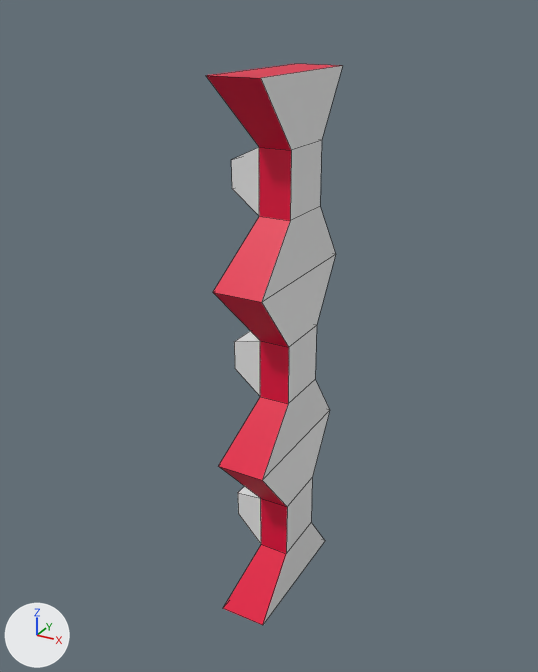
The FBX model Assets/Models/LaserGate.fbx, before and after one commit.
Camera for both pictures: a camera (50 mm lens) standing at (3.04, -5.5, 5.46) and looking at (0.01, 0.01, 2.71). Every picture has the same lights, and +X, +Y and +Z are marked at lower left. Mesh edges are drawn as thin lines.

The older version as bpy lines, for what is in view:
```python
me_cube = bpy.data.meshes.new('Cube')
me_cube.from_pydata(...)  # 52 vertices, 50 faces; spans x -0.27..0.37, y -0.71..0.71, z 0.0..5.02
# faces by material slot: [30, 20]
me_cube.materials.append(mat_material)  # white #e7e7e7
me_cube.materials.append(mat_emissionmaterial)  # pink #e7003d
ob_cube = bpy.data.objects.new('Cube', me_cube)
ob_cube.location = (0.0, 0.0, 0.0)
```
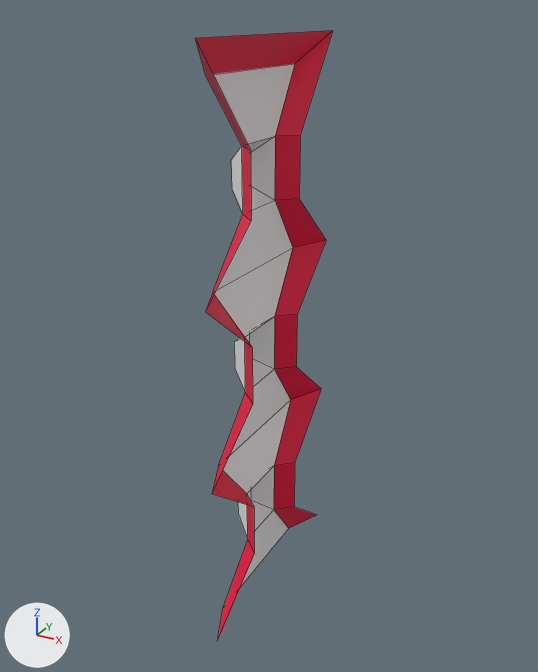
Location of each change, [x1, y1, x2, y2] in pixels of the pictures (538 x 672 px):
'Cube', reshaped (9% taller): before [206, 64, 343, 625]; after [195, 30, 333, 639]

The change in detail:
me_cube is used by ob_cube; location (0.0, 0.0, 0.0).
me_cube had 52 vertices, 50 faces and spanned x -0.27..0.37, y -0.71..0.71, z 0.0..5.02.
me_cube now has 52 vertices, 40 faces and spans x -0.27..0.09, y -1.1..1.1, z 0.0..5.29.
Part 1, on me_cube:
10 faces are deleted.
12 vertices in x 0.08, y -0.28..0.28, z 0.56..4.46 move by (-0.16, 0.0, 0.0).
6 vertices in x 0.37, y 0.28, z 0.56..4.46 move by (-0.28, 0.15, 0.0).
6 vertices in x 0.37, y -0.28, z 0.56..4.46 move by (-0.28, -0.15, 0.0).
3 vertices in x 0.34, y 0.71, z 0.0..3.35 move by (-0.27, 0.39, 0.0).
3 vertices in x 0.34, y -0.71, z 0.0..3.35 move by (-0.27, -0.39, 0.0).
2 vertices move from x 0.34, y -0.71..0.71, z 5.02 to x 0.07, y -1.1..1.1, z 5.29.
